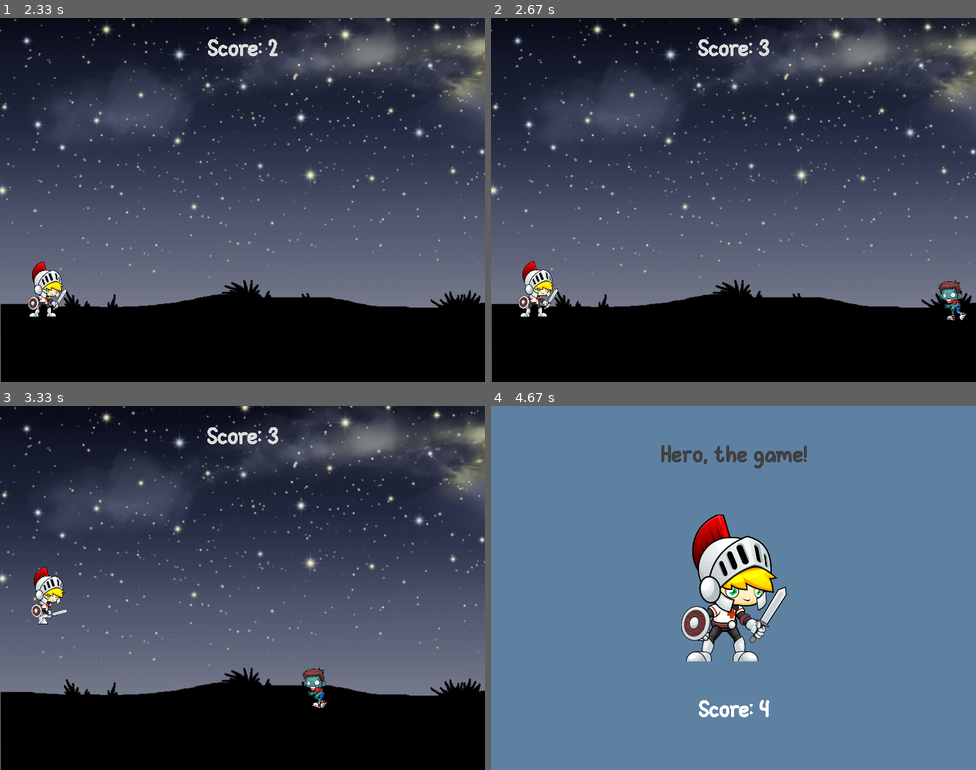
Above: before the commit, frames 1-4 (two rows, left to right).
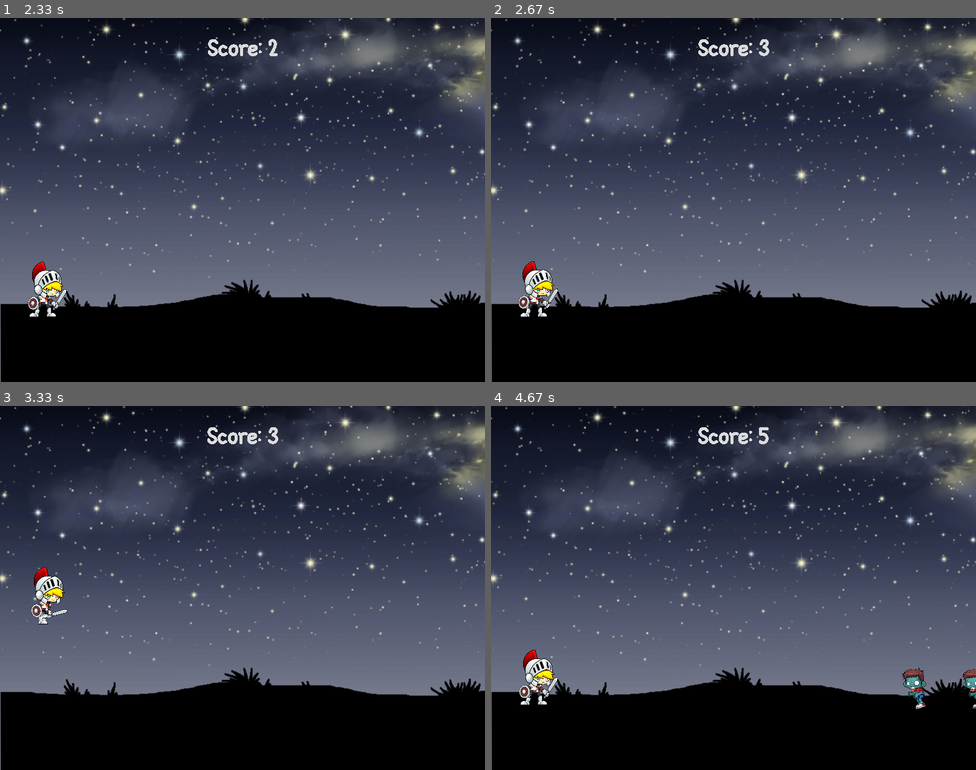
Above: after the commit, the same moments.

Repository: Faguiro/Hero_pygame
Game: pygame game, started from main.py
Two runs of this game, one before a commit and one after it. Both use one fixed random seed, a clock stepped at 60 frames per second and the inputs below.
Inputs:
- Up to frame 1 (2.33 s): tap Space at 0.33 s
- Up to frame 2 (2.67 s): no input
- Up to frame 3 (3.33 s): tap Space at 3.17 s
- Up to frame 4 (4.67 s): tap Space at 3.57, 3.87, 4.07, 4.4 s

Frame 1 is identical in both runs. In frame 2, 0.3% of the frame differs, in the area x 92-98%, y 71-83%; in frame 3, 0.3%; in frame 4, 99%, in the area x 0-100%, y 0-100%.

Commit message:
add readme

Diff:
--- a/classes/hero_class.py
+++ b/classes/hero_class.py
@@ -32,7 +32,7 @@
         self.rect.y += self.gravity
         if self.rect.bottom >= 500:
             self.rect.bottom = 500
-    def animation_tate(self):
+    def animation_state(self):
         if self.rect.bottom < 500:
             self.image = self.hero_jump
         else:
@@ -43,4 +43,4 @@
     def update(self):
         self.hero_input()
         self.aply_gravity()
-        self.animation_tate()
+        self.animation_state()
--- a/classes/obstacle_class.py
+++ b/classes/obstacle_class.py
@@ -36,7 +36,7 @@
     def update(self):
         #print(self.rect.x)
         self.animation_state()
-        self.rect.x -= 6
+        self.rect.x -= 2
         self.destroy()
     def destroy(self):
         if self.rect.x <= -100:
--- a/config.py
+++ b/config.py
@@ -2,7 +2,7 @@
 from classes.hero_class import Hero
 
 screen = pygame.display.set_mode((800, 600))
-pygame.display.set_caption("Game")
+pygame.display.set_caption("Hero, the game!")
 clock = pygame.time.Clock()
 test_font = pygame.font.Font("fonts/VanillaCaramel.otf", 40)
 game_active = False
@@ -13,10 +13,10 @@
 bg_music.set_volume(0.2)
 bg_music.play(loops=-1)
 
-hero=pygame.sprite.GroupSingle()
+hero = pygame.sprite.GroupSingle()
 hero.add(Hero())
 
-obstacle_group=pygame.sprite.Group()
+obstacle_group = pygame.sprite.Group()
 
 ################### Tela do jogo: #################
 # background
@@ -31,8 +31,10 @@
 ################# Tela de introdução: #################
 game_name = test_font.render("Hero, the game!", False, (64, 64, 64)).convert()
 game_name_rect = game_name.get_rect(center=(400, 80))
-hero_stand = pygame.transform.rotozoom(pygame.image.load( "graphics/hero/hero_big.png").convert_alpha(), 0 , 0.4)  # rotation, scale
+hero_stand = pygame.transform.rotozoom(pygame.image.load(
+    "graphics/hero/hero_big.png").convert_alpha(), 0, 0.4)  # rotation, scale
 hero_stand_rect = hero_stand.get_rect(center=(400, 300))
-game_message = test_font.render( "Pressione espaço para começar", False, (64, 64, 64)).convert()
+game_message = test_font.render(
+    "Pressione espaço para começar", False, (64, 64, 64)).convert()
 game_message_rect = game_message.get_rect(center=(400, 500))
 #########################################################
Binary file added: graphics/tela_inicial.png
Binary file added: graphics/tela_jogo.png
